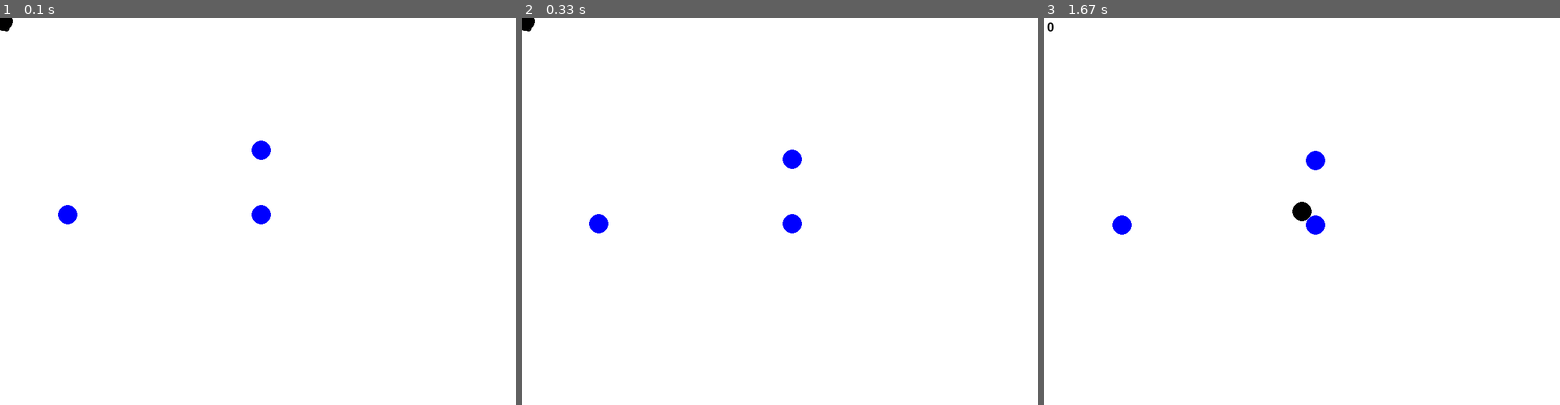
Above: before the commit, frames 1-3 (left to right).
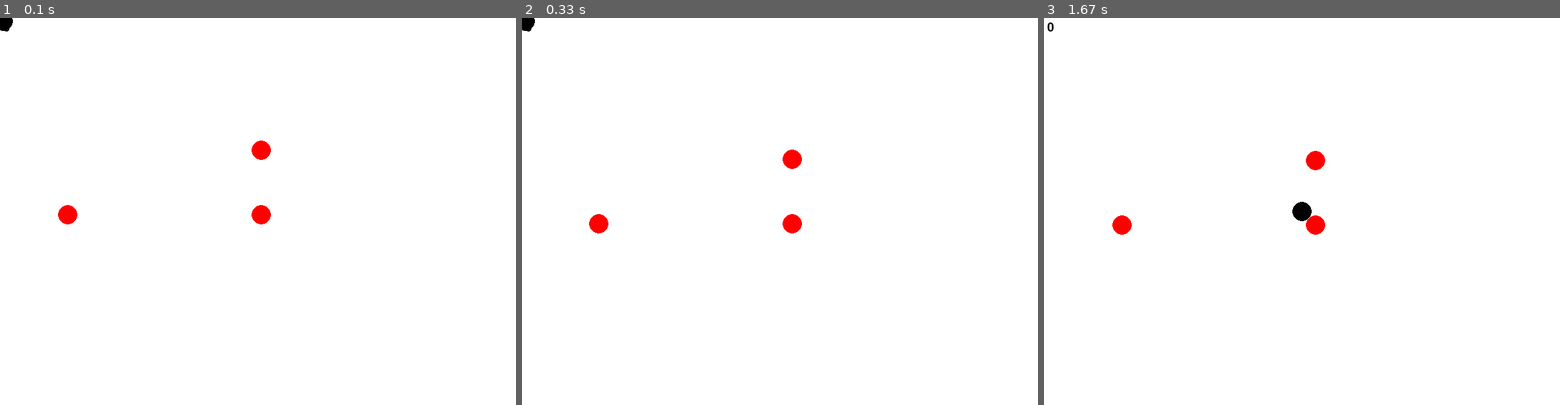
Above: after the commit, the same moments.

Repository: ptsgrn/termproject-1-67-pygame
Game: pygame game, started from main.py
The game is run twice, just before and just after one commit, with the same random seed, the same clock (stepped at 60 frames per second) and the same inputs.
Inputs (mouse positions are in pixels of both pictures, inside the frame that each line leads up to):
- Up to frame 1 (0.1 s): no input
- Up to frame 2 (0.33 s): no input
- Up to frame 3 (1.67 s): click (1302, 211) at 0.38 s

The runs differ from the first frame. In frame 1, 0.4% of the frame differs, in the area x 11-53%, y 31-54%; in frame 2, 0.4%; in frame 3, 0.4%.

Commit message:
change to red

Diff:
--- a/main.py
+++ b/main.py
@@ -10,7 +10,7 @@
 # Colors
 WHITE = (255, 255, 255)
 BLACK = (0, 0, 0)
-BLUE = (0, 0, 255)
+BLUE = (255, 0, 0)
 
 pygame.init()
 
